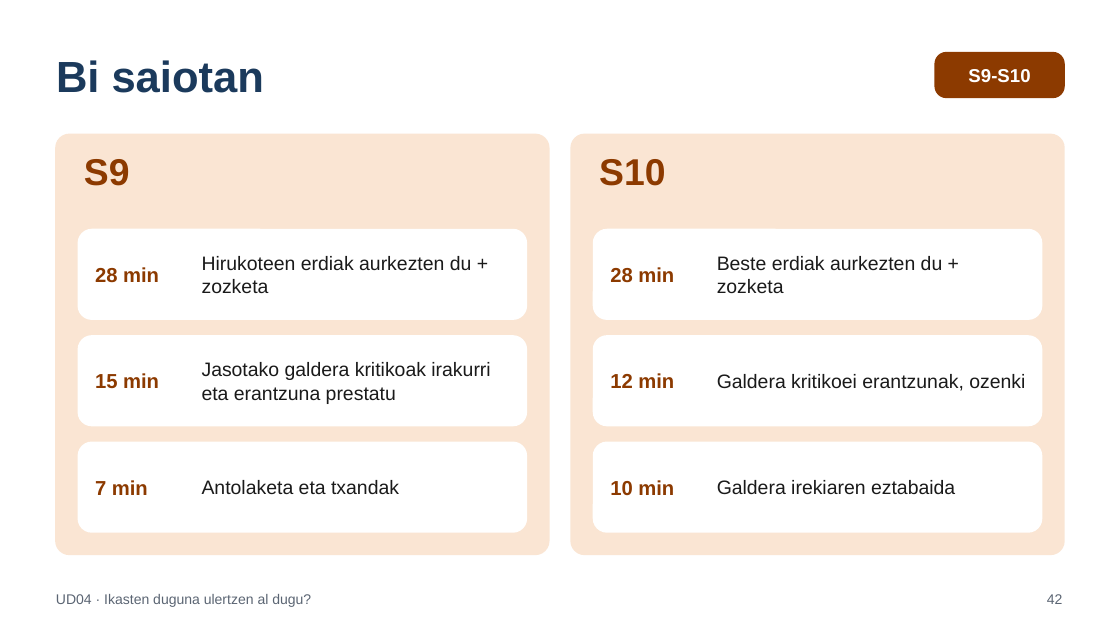
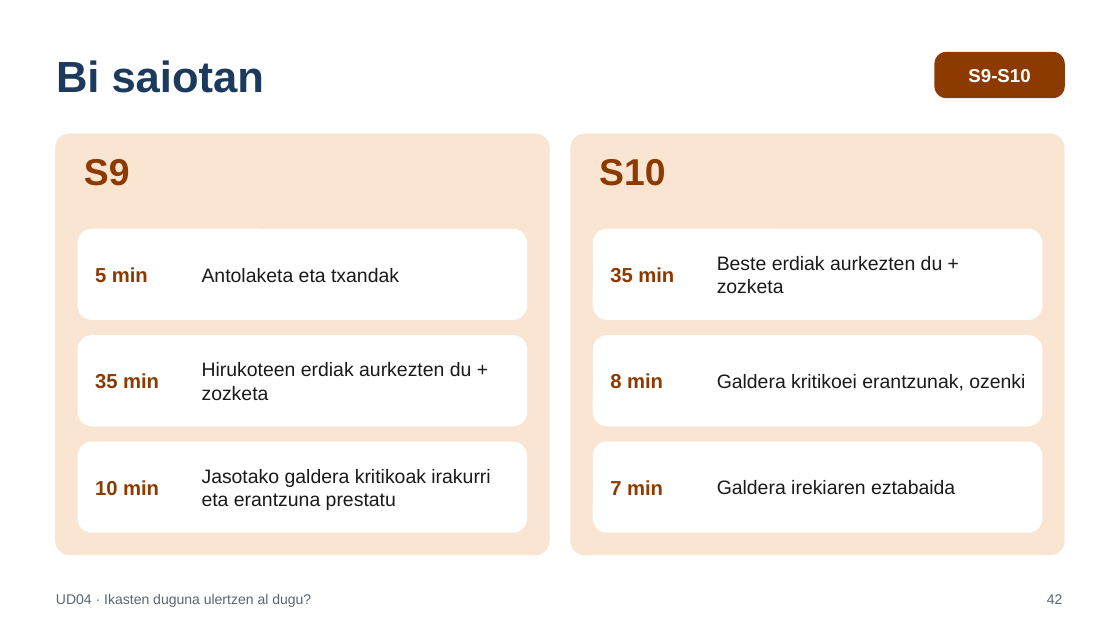
Before and after one commit to btx2-eus/psikologia-btx2, a slide deck: slide 42 of fitxak/UD04_ikerketa_aurkezpena.pptx. Drawn at 1120x630 pixels with LibreOffice and Linux fonts; fonts in the diff are those of the drawing. Boxes give left, top, right and bottom in pixels: in the first picture for what was removed or moved away, otherwise in the second. Text is boxed around its words. In the diff, an @@ line names an element or a change of style, - is before the commit and + after.

```diff
--- a/fitxak/UD04_ikerketa_aurkezpena.pptx
+++ b/fitxak/UD04_ikerketa_aurkezpena.pptx
@@ text at [95, 267, 148, 283]: text changed @@
-28 min
+5 min
@@ text at [202, 268, 399, 282]: text changed @@
-Hirukoteen erdiak aurkezten du + zozketa
+Antolaketa eta txandak
@@ text at [610, 267, 674, 283]: text changed @@
-28 min
+35 min
@@ text at [95, 373, 159, 389]: text changed @@
-15 min
+35 min
@@ text at [202, 362, 472, 400]: text changed @@
-Jasotako galdera kritikoak irakurri eta erantzuna prestatu
+Hirukoteen erdiak aurkezten du + zozketa
@@ text at [610, 373, 663, 388]: text changed @@
-12 min
+8 min
@@ text at [202, 469, 490, 510]: text changed @@
-Antolaketa eta txandak
+Jasotako galdera kritikoak irakurri eta erantzuna prestatu
@@ text at [95, 480, 159, 496]: text changed @@
-7 min
+10 min
@@ text at [610, 480, 663, 495]: text changed @@
-10 min
+7 min
```
Also in this commit, not shown: 1 other slide changed, 4 other files.
